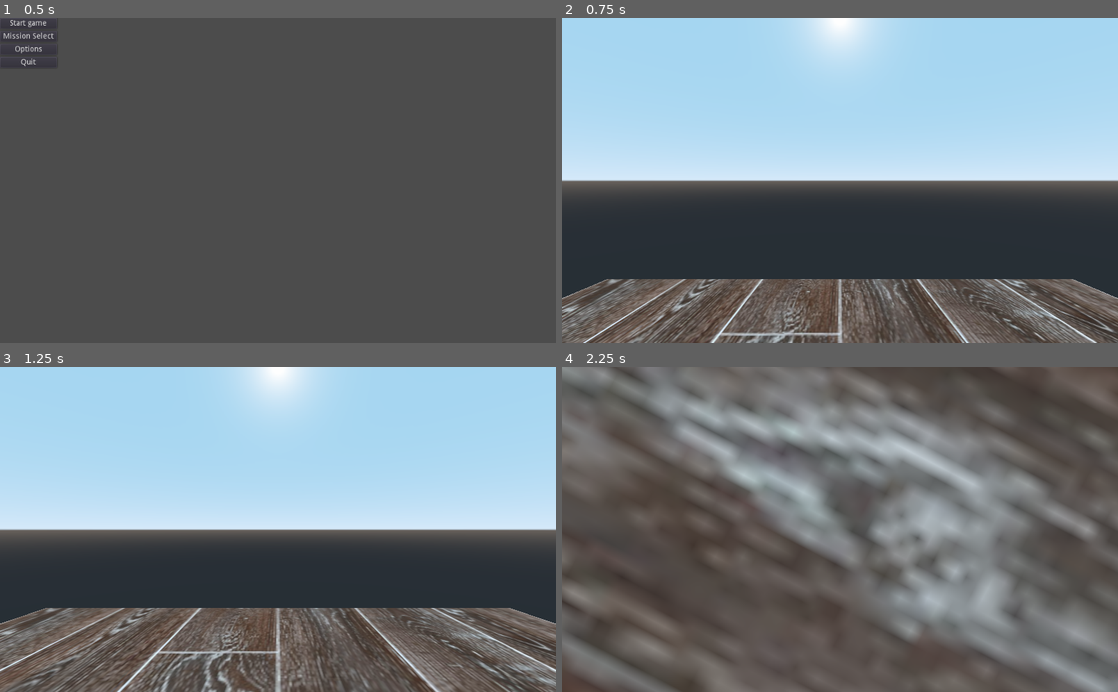
Above: before the commit, frames 1-4 (two rows, left to right).
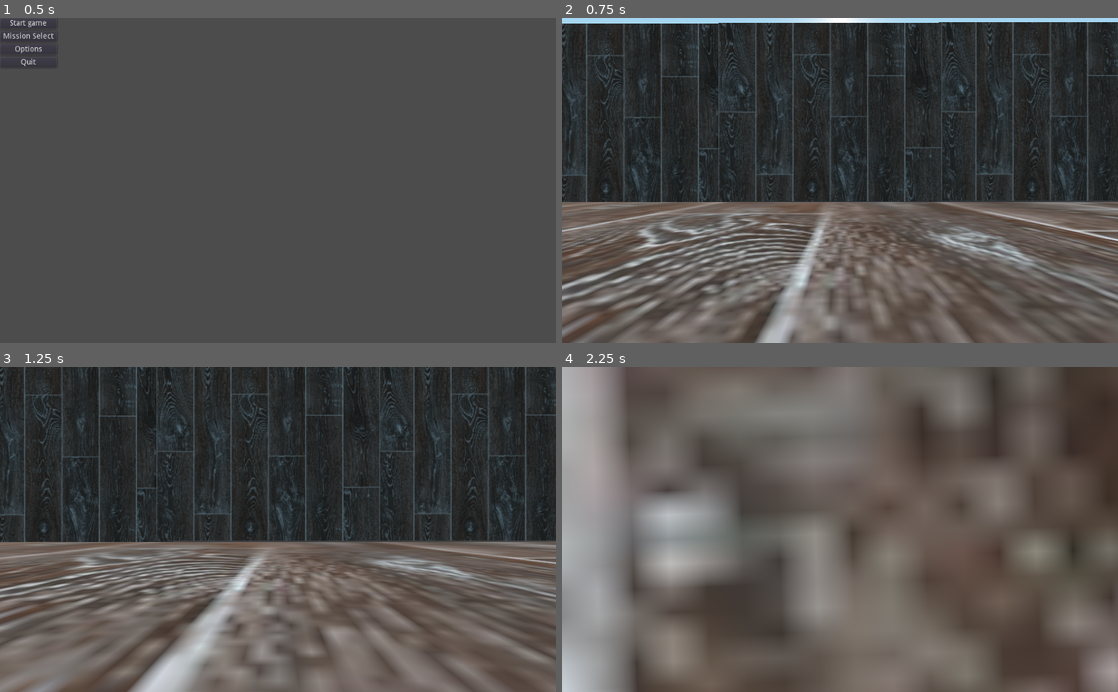
Above: after the commit, the same moments.

Repository: BlakeWiscombe/betrayal
Game: Godot game, scene res://Main menu.tscn
Two runs of this game, one before a commit and one after it. Both use one fixed random seed, a clock stepped at 60 frames per second and the inputs below.
Inputs (mouse positions are in pixels of both pictures, inside the frame that each line leads up to):
- Up to frame 1 (0.5 s): no input
- Up to frame 2 (0.75 s): click "Start game" at 0.5 s
- Up to frame 3 (1.25 s): no input
- Up to frame 4 (2.25 s): move the mouse to (962, 513) at 1.27 s; hold D (player_right) 1.28-2.03 s; tap Space (jump) at 1.52 s; move the mouse to (728, 545) at 2.02 s; hold S (player_backward) from 2.03 s (still down)

Frame 1 is identical in both runs. In frame 2, 87% of the frame differs, in the area x 0-100%, y 1-100%; in frame 3, 87%, in the area x 0-100%, y 0-100%; in frame 4, 61%.

Commit message:
added walls

Diff:
--- a/Betrayal.tscn
+++ b/Betrayal.tscn
@@ -1,29 +1,79 @@
-[gd_scene load_steps=6 format=2]
+[gd_scene load_steps=12 format=2]
 
 [ext_resource path="res://Textures/Floor.jpg" type="Texture" id=1]
 [ext_resource path="res://Player.tscn" type="PackedScene" id=2]
 
+[sub_resource type="QuadMesh" id=9]
+size = Vector2( 50, 40 )
+
+[sub_resource type="SpatialMaterial" id=10]
+albedo_texture = ExtResource( 1 )
+
+[sub_resource type="ConcavePolygonShape" id=11]
+data = PoolVector3Array( -25, -20, 0, -25, 20, 0, 25, 20, 0, -25, -20, 0, 25, 20, 0, 25, -20, 0 )
+
+[sub_resource type="QuadMesh" id=4]
+size = Vector2( 50, 40 )
+
+[sub_resource type="SpatialMaterial" id=6]
+albedo_texture = ExtResource( 1 )
+
+[sub_resource type="ConcavePolygonShape" id=8]
+data = PoolVector3Array( -25, -20, 0, -25, 20, 0, 25, 20, 0, -25, -20, 0, 25, 20, 0, 25, -20, 0 )
+
 [sub_resource type="PlaneMesh" id=1]
-size = Vector2( 50, 50 )
+size = Vector2( 150, 100 )
 
-[sub_resource type="SpatialMaterial" id=2]
+[sub_resource type="SpatialMaterial" id=13]
 albedo_texture = ExtResource( 1 )
-uv1_scale = Vector3( 1, 1, 0 )
 
-[sub_resource type="ConcavePolygonShape" id=3]
-data = PoolVector3Array( 25, 0, 25, -25, 0, 25, 25, 0, -25, -25, 0, 25, -25, 0, -25, 25, 0, -25 )
+[sub_resource type="ConcavePolygonShape" id=12]
+data = PoolVector3Array( 75, 0, 50, -75, 0, 50, 75, 0, -50, -75, 0, 50, -75, 0, -50, 75, 0, -50 )
 
 [node name="Betrayal" type="Spatial"]
 transform = Transform( 1, 0, 0, 0, 1, 0, 0, 0, 1, -23.6751, -0.338668, -11.5542 )
 
+[node name="MeshInstance5" type="MeshInstance" parent="."]
+transform = Transform( 1, 0, 0, 0, -0.999062, -0.0432882, 0, 0.0432882, -0.999062, -49.6088, 18.4803, 48.1633 )
+mesh = SubResource( 9 )
+skeleton = NodePath("../MeshInstance2")
+material/0 = SubResource( 10 )
+
+[node name="StaticBody" type="StaticBody" parent="MeshInstance5"]
+
+[node name="CollisionShape" type="CollisionShape" parent="MeshInstance5/StaticBody"]
+shape = SubResource( 11 )
+
+[node name="MeshInstance4" type="MeshInstance" parent="."]
+transform = Transform( 1, 0, 0, 0, 1, 0, 0, 0, 1, -46.2616, 20.0734, -49.5421 )
+mesh = SubResource( 4 )
+skeleton = NodePath("../MeshInstance")
+material/0 = SubResource( 6 )
+
+[node name="StaticBody" type="StaticBody" parent="MeshInstance4"]
+
+[node name="CollisionShape" type="CollisionShape" parent="MeshInstance4/StaticBody"]
+shape = SubResource( 8 )
+
+[node name="MeshInstance3" type="MeshInstance" parent="."]
+transform = Transform( 1, 0, 0, 0, 1, 0, 0, 0, 1, 49.1515, 20.3359, -49.5997 )
+mesh = SubResource( 4 )
+skeleton = NodePath("../MeshInstance")
+material/0 = SubResource( 6 )
+
+[node name="StaticBody" type="StaticBody" parent="MeshInstance3"]
+
+[node name="CollisionShape" type="CollisionShape" parent="MeshInstance3/StaticBody"]
+shape = SubResource( 8 )
+
 [node name="Floor" type="MeshInstance" parent="."]
 mesh = SubResource( 1 )
-material/0 = SubResource( 2 )
+material/0 = SubResource( 13 )
 
 [node name="StaticBody" type="StaticBody" parent="Floor"]
 
 [node name="CollisionShape" type="CollisionShape" parent="Floor/StaticBody"]
-shape = SubResource( 3 )
+shape = SubResource( 12 )
 
 [node name="DirectionalLight" type="DirectionalLight" parent="."]
 transform = Transform( 1, 0, 0, 0, -0.0012217, 0.999999, 0, -0.999999, -0.0012217, 0, 4.53364, 0 )
@@ -31,4 +81,24 @@
 shadow_color = Color( 1, 1, 1, 1 )
 
 [node name="KinematicBody" parent="." instance=ExtResource( 2 )]
-transform = Transform( 1, 0, 0, 0, 1, 0, 0, 0, 1, 0, 10, 0 )
+transform = Transform( 1, 0, 0, 0, 1, 0, 0, 0, 1, 2.05459, 4.32295, 2.41159 )
+
+[node name="MeshInstance" type="MeshInstance" parent="."]
+transform = Transform( 1, 0, 0, 0, 1, 0, 0, 0, 1, -0.0961189, 20.2661, -49.53 )
+mesh = SubResource( 4 )
+material/0 = SubResource( 6 )
+
+[node name="StaticBody" type="StaticBody" parent="MeshInstance"]
+
+[node name="CollisionShape" type="CollisionShape" parent="MeshInstance/StaticBody"]
+shape = SubResource( 8 )
+
+[node name="MeshInstance2" type="MeshInstance" parent="."]
+transform = Transform( 1, 0, 0, 0, -0.998968, -0.0454154, 0, 0.0454154, -0.998968, 0, 18.4683, 48.2466 )
+mesh = SubResource( 9 )
+material/0 = SubResource( 10 )
+
+[node name="StaticBody" type="StaticBody" parent="MeshInstance2"]
+
+[node name="CollisionShape" type="CollisionShape" parent="MeshInstance2/StaticBody"]
+shape = SubResource( 11 )
--- a/Player.gd
+++ b/Player.gd
@@ -14,7 +14,7 @@
 # cam look
 var minCamVerticalAngle = -90.0		# Limit camera view to straight down.
 var maxCamVerticalAngle = 90.0		# Limit camera view to straight up.
-var lookSensitivity = 1.0			# How fast camera moves. 'mouse sensitivity'.
+var lookSensitivity = 0.75			# How fast camera moves. 'mouse sensitivity'.
 
 # vectors
 var playerVelocity : Vector3 = Vector3() 	# Players Velocity
Renamed: wooden wall.jpg -> Textures/wooden wall.jpg
Not shown, changed: Textures/wooden wall.jpg.import
